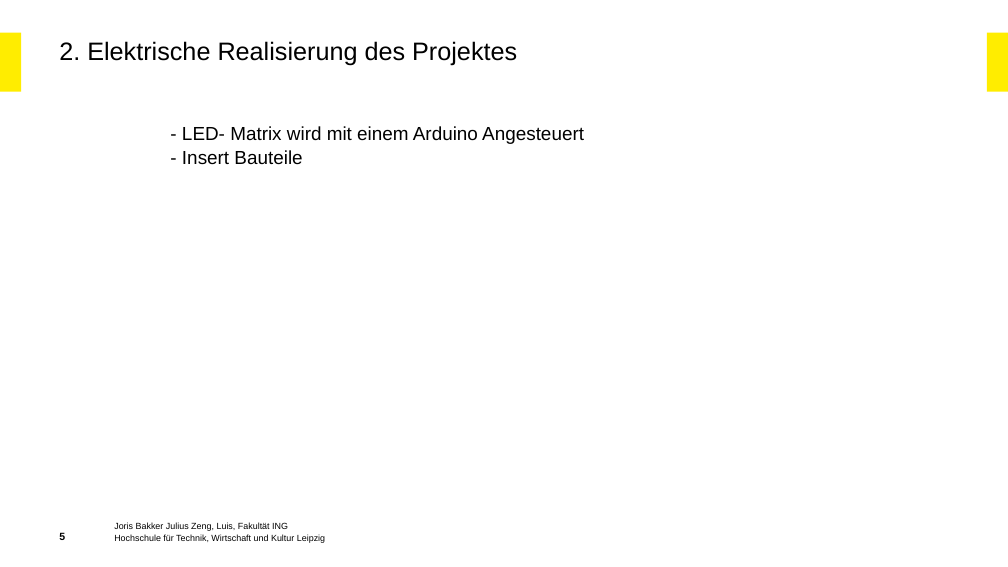
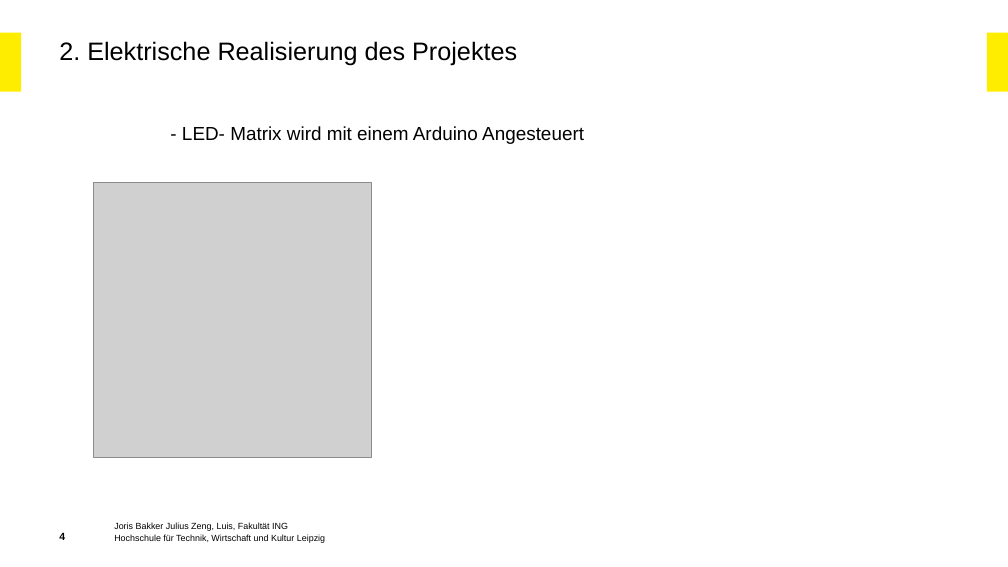
Before and after one commit to joris-bakker/EIB-PVS, a slide deck: slide 4 of Dokumentation/Vorstellungspräsentation.pptx (slide 5 before the commit). Drawn at 1008x567 pixels with LibreOffice and Linux fonts; fonts in the diff are those of the drawing; grey boxes stand for pictures; background and template pictures are left out. Boxes give left, top, right and bottom in pixels: in the first picture for what was removed or moved away, otherwise in the second. Text is boxed around its words. In the diff, an @@ line names an element or a change of style, - is before the commit and + after.

```diff
--- a/Dokumentation/Vorstellungspräsentation.pptx
+++ b/Dokumentation/Vorstellungspräsentation.pptx
@@ text at (182,150,302,165): paragraph removed @@
-  - Insert Bauteile
@@ picture added at (94,182,371,457) @@
@@ page number at (59,533,65,540): text changed @@
-5
+4
```
Also in this commit, not shown: 2 other slides changed, 1 slide removed.
